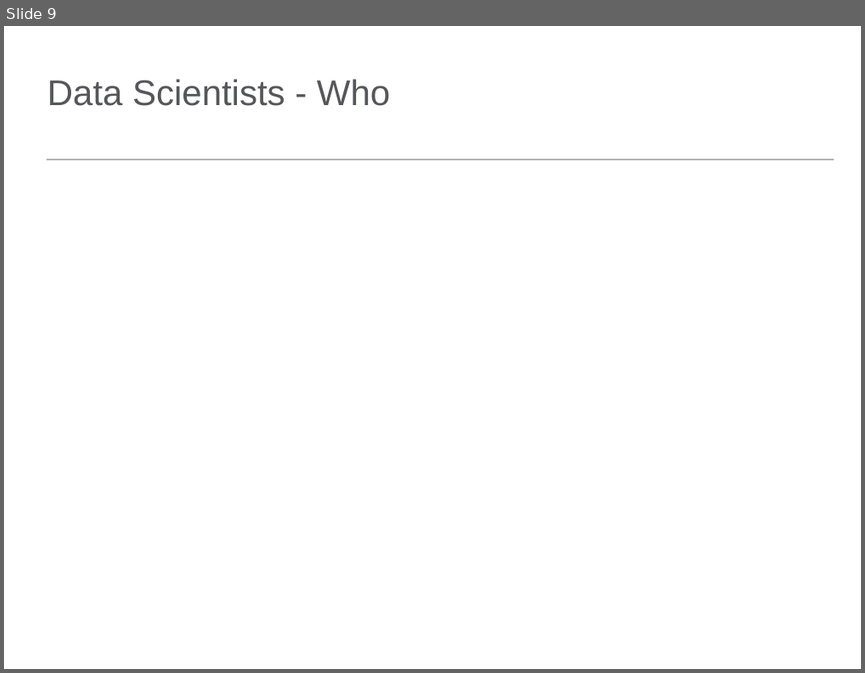
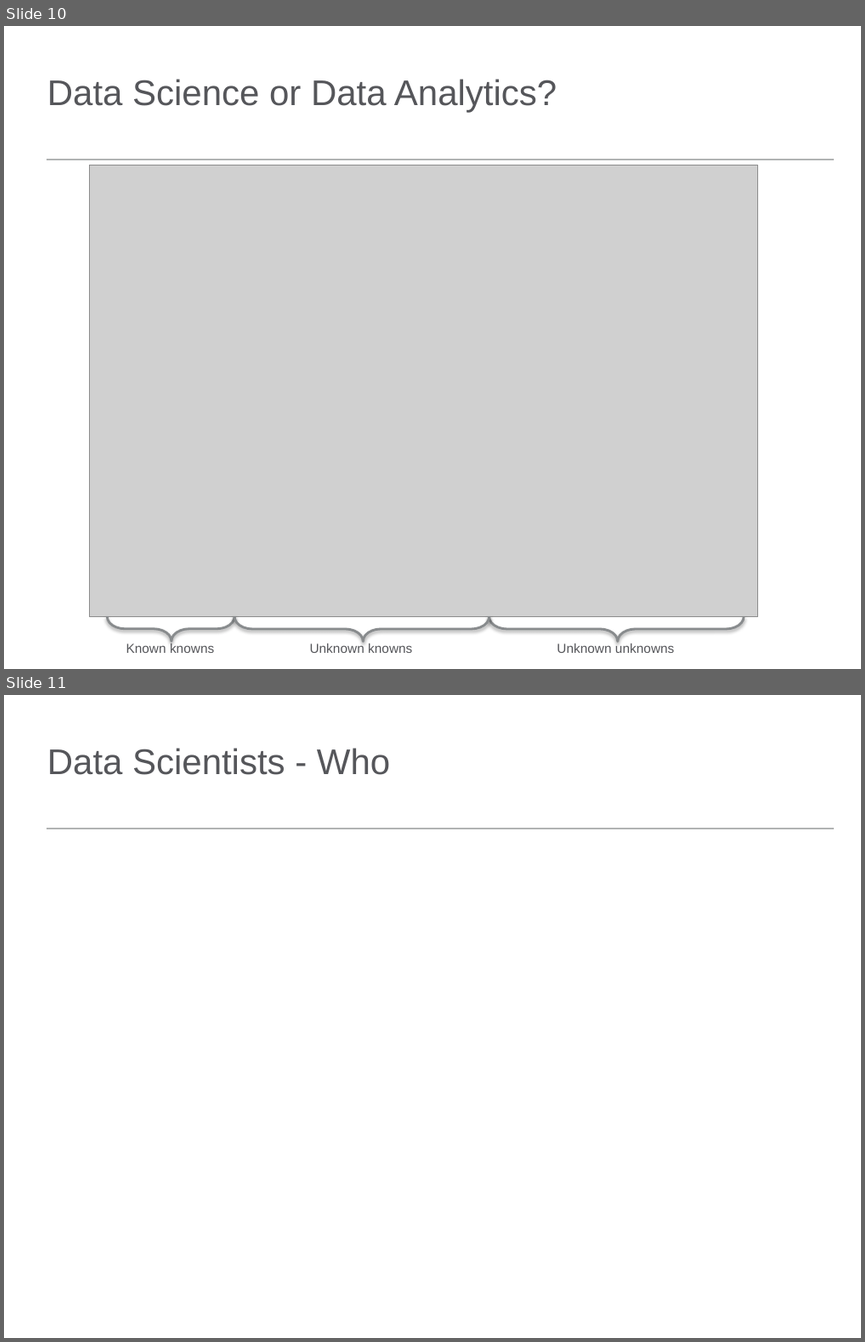
Before and after one commit to iz4vve/data-science-presentation-reggio-emilia-2018, a slide deck: DataSciencePresentation.pptx. Shown one above the other, each under a label of ours: slide 9 before the commit, slides 10 and 11 after it. The pictures are 865x673 and 865x1342 pixels, drawn with LibreOffice and Linux fonts; fonts in the diff are those of the drawing; grey boxes stand for pictures. Boxes give left, top, right and bottom in pixels: in the first picture for what was removed or moved away, otherwise in the second. Text is boxed around its words. In the diff, an @@ line names an element or a change of style, - is before the commit and + after.

```diff
--- a/DataSciencePresentation.pptx
+++ b/DataSciencePresentation.pptx
@@ slide 10 added at (4,26,861,669), background #FFFFFF; not listed: 1 template element that a slide beside it also shows @@
@@ title added at (47,79,556,113), 30 pt, text #55565A @@
+Data Science or Data Analytics?
@@ picture added at (89,165,757,616) @@
@@ left brace added at (107,617,234,641), outline #888B8D 2 pt @@
@@ left brace added at (234,617,489,641), outline #888B8D 2 pt @@
@@ left brace added at (489,617,744,641), outline #888B8D 2 pt @@
@@ text added at (126,642,214,652), 11 pt, text #55565A @@
+Known knowns
@@ text added at (310,642,412,652), 11 pt, text #55565A @@
+Unknown knowns
@@ text added at (556,642,674,652), 11 pt, text #55565A @@
+Unknown unknowns
@@ what was slide 9 is now slide 11 @@
```
Also in this commit, not shown: 1 slide changed, 1 other slide added.
